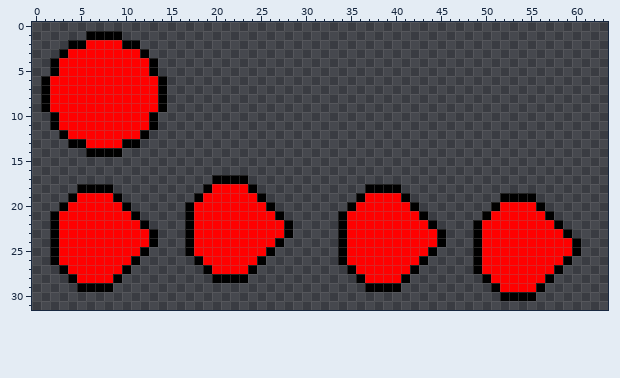
File history of a pixel-art sprite, Assets/art/player_spritesheet.png. Above, as it was before the edit.
The file is 64x32 pixels. Colours within 5 levels of each other are drawn and written as one.
Once edited:
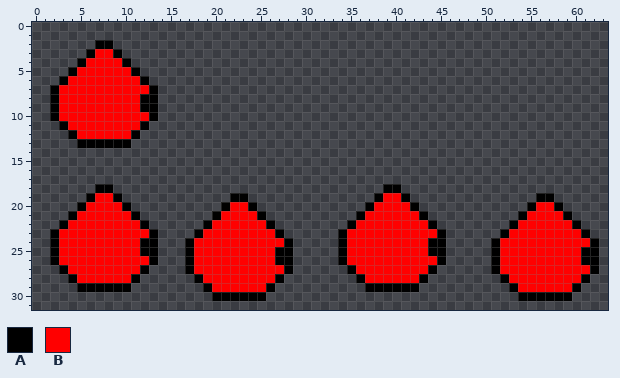
Palette (. is transparent): A #000000  B #ff0000
The author wrote: Fixed rotation of player and bullets for animation
Change:
Changed rows in their new state; - is an unchanged pixel.
first column x 1:
 1 -----....-----------------------------------------------------
 2 ---...AA...---------------------------------------------------
 3 --...A--A...--------------------------------------------------
 4 -...A----A...-------------------------------------------------
 5 -..A------A..-------------------------------------------------
 6 ..A--------A..------------------------------------------------
 7 .A----------A.------------------------------------------------
 8 .A---------AA.------------------------------------------------
 9 .A---------AA.------------------------------------------------
11 -.A--------A.-------------------------------------------------
12 --.A------A.--------------------------------------------------
13 ---.-AAAA-.---------------------------------------------------
14 -----....-----------------------------------------------------
17 -------------------....---------------------------------------
18 ----..------------......------------..------------------------
19 ---..A-----------....AA..----------..A-------------....AA-----
20 --..A-----------....A--A..--------..A-------------....ABBA----
21 -..A------------...A----A..------..A-------------....A--BBA---
22 -.A-------------..A------A..-----.A-------------....A----BBA--
23 ----------------.A--------A.--------------------...A------BBA-
24 -----------A--------------BA---------------A----..A--------BBA
25 ------------A------------BAA----------------A---..A--------BAA
26 ----------BBA---AB------BBAA--------------BBA---..A-------BBAA
27 ---------BBA----ABB----BBBBA-------------BBA----..A------BBBBA
28 --------BBA------ABBBBBBBBA-------------BBA------..A----BBBBA-
29 --------AA--------ABBBBBBA--------------AA--------..A--BBBBA--
30 -------------------AAAAAA--------------------------..--AAAA---
Changed places in both pictures, as pixel boxes (x1, y1, x2, y2):
changed: (41, 31, 167, 157)
changed: (113, 175, 293, 301)
changed: (50, 184, 95, 229)
changed: (338, 184, 383, 229)
changed: (401, 193, 599, 301)
